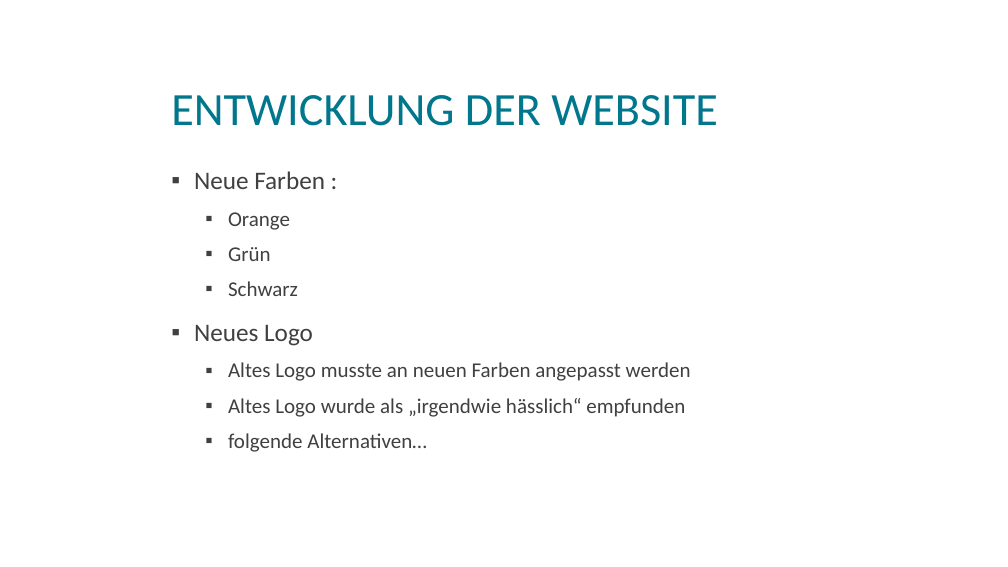
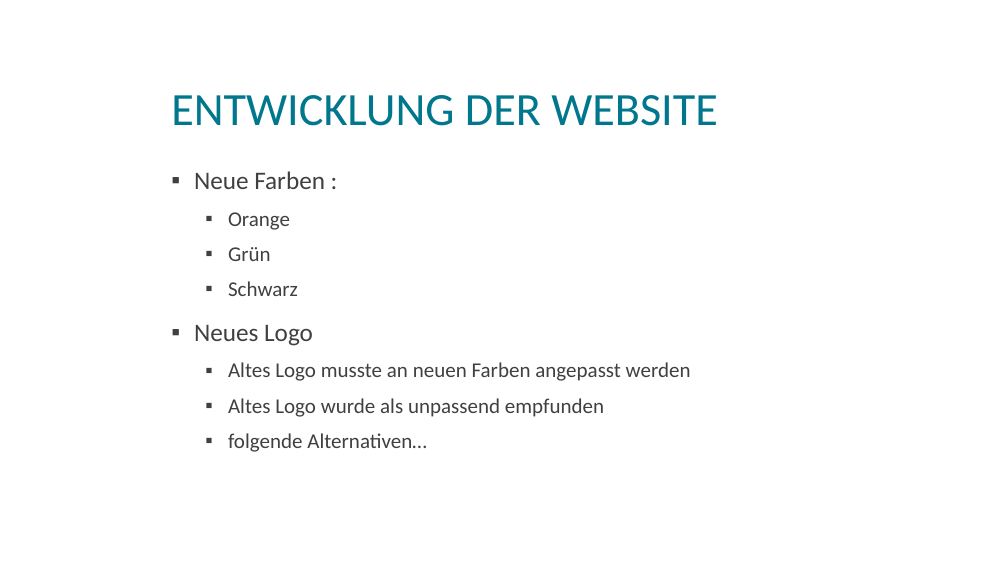
Before and after one commit to magharmi/StudentenFuerStudenten, a slide deck: slide 6 of websitePPneu.pptx. Drawn at 1008x567 pixels with LibreOffice and Linux fonts; fonts in the diff are those of the drawing; background and template pictures are left out. Boxes give left, top, right and bottom in pixels: in the first picture for what was removed or moved away, otherwise in the second. Text is boxed around its words. In the diff, an @@ line names an element or a change of style, - is before the commit and + after.

```diff
--- a/websitePPneu.pptx
+++ b/websitePPneu.pptx
@@ text at <box>228,398,604,417</box>: text changed @@
-  ▪ Altes Logo wurde als „irgendwie hässlich“ empfunden
+  ▪ Altes Logo wurde als unpassend empfunden
```
Also in this commit, not shown: 1 slide removed, 3 other files.
